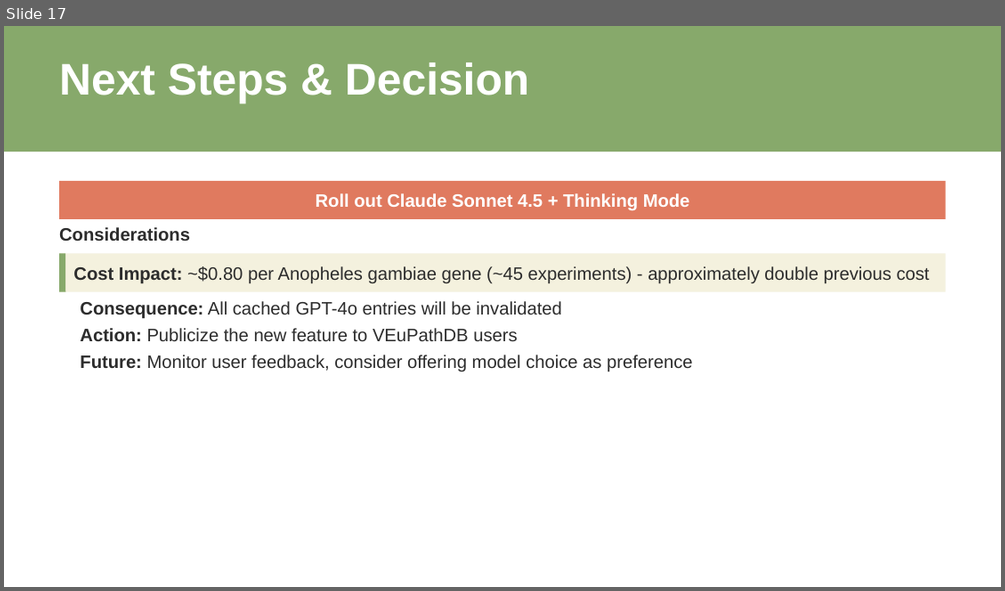
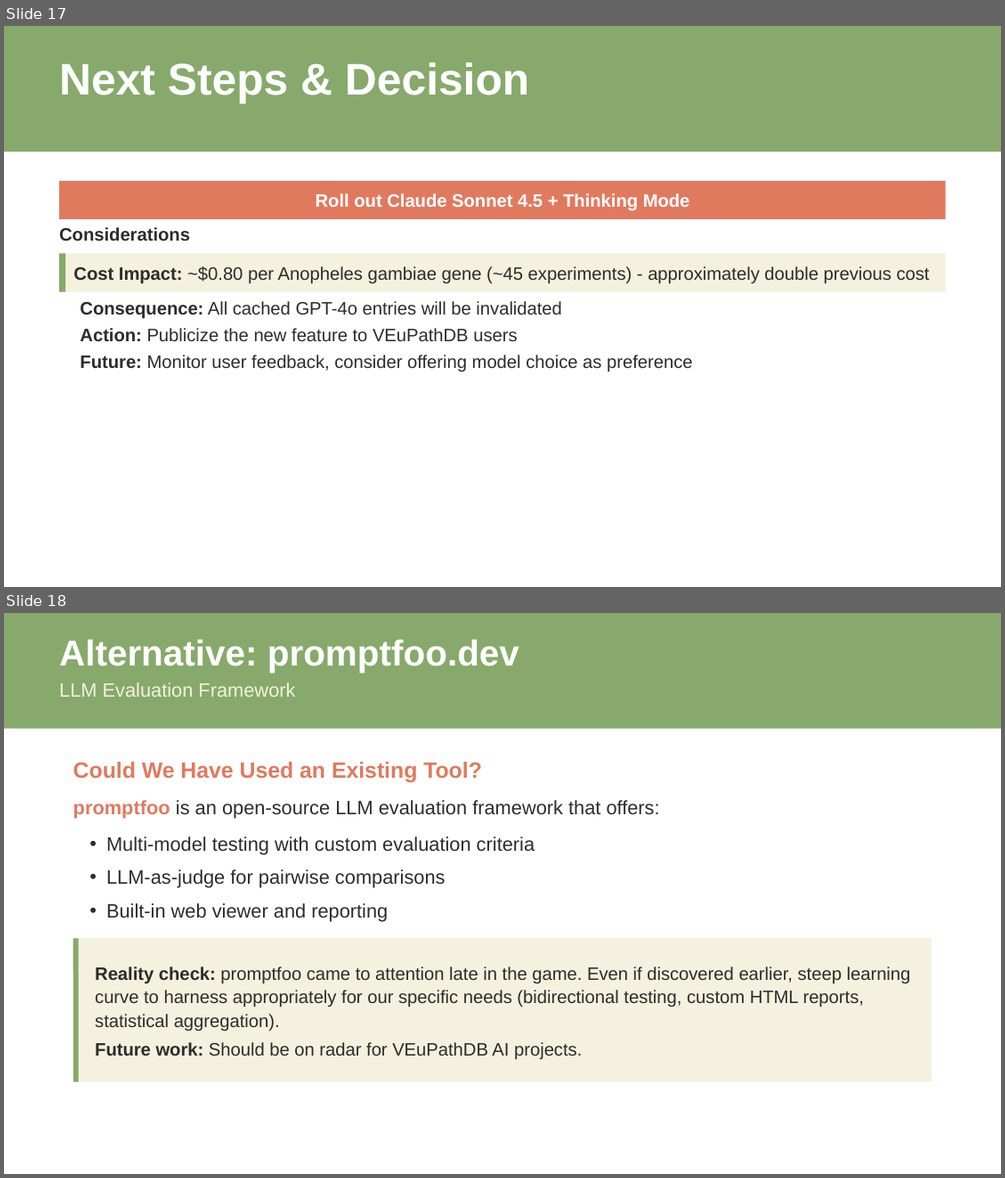
Before and after one commit to VEuPathDB/expression-shepherd, a slide deck: docs/presentations/bob-2025-11-19/presentation.pptx. Shown one above the other, each under a label of ours: slide 17 before the commit, slides 17 and 18 after it. The pictures are 1005x591 and 1005x1178 pixels, drawn with LibreOffice and Linux fonts; fonts in the diff are those of the drawing. Boxes give left, top, right and bottom in pixels: in the first picture for what was removed or moved away, otherwise in the second. Text is boxed around its words. In the diff, an @@ line names an element or a change of style, - is before the commit and + after.

Commit message:
add promptfoo slide

```diff
--- a/docs/presentations/bob-2025-11-19/presentation.pptx
+++ b/docs/presentations/bob-2025-11-19/presentation.pptx
@@ slide 18 added at box(4, 613, 1001, 1174), background #FFFFFF @@
@@ rectangle added at box(4, 613, 1001, 729), fill #87A96B @@
@@ text added at box(59, 639, 519, 672), 26 pt, text #FFFFFF, bold @@
+Alternative: promptfoo.dev
@@ text added at box(59, 682, 295, 697), 14 pt, text #F4F1DE @@
+LLM Evaluation Framework
@@ text added at box(73, 762, 482, 782), 16 pt, text #E07A5F, bold @@
+Could We Have Used an Existing Tool?
@@ text added at box(73, 800, 660, 819), 14 pt, text #2C2C2C @@
+promptfoo is an open-source LLM evaluation framework that offers:
@@ text added at box(106, 836, 534, 922), 14 pt, text #2C2C2C @@
+• Multi-model testing with custom evaluation criteria
+• LLM-as-judge for pairwise comparisons
+• Built-in web viewer and reporting
@@ rectangle added at box(73, 938, 931, 1081), fill #F4F1DE @@
@@ line added from (76, 938) to (76, 1081), #87A96B 3.75 pt @@
@@ text added at box(95, 966, 911, 1030), 13 pt, text #2C2C2C @@
+Reality check: promptfoo came to attention late in the game. Even if discovered earlier, steep learning curve to harness appropriately for our specific needs (bidirectional testing, custom HTML reports, statistical aggregation).
@@ text added at box(95, 1042, 582, 1060), 13 pt, text #2C2C2C @@
+Future work: Should be on radar for VEuPathDB AI projects.
```
Also in this commit, not shown: 1 slide changed, 3 other files.
